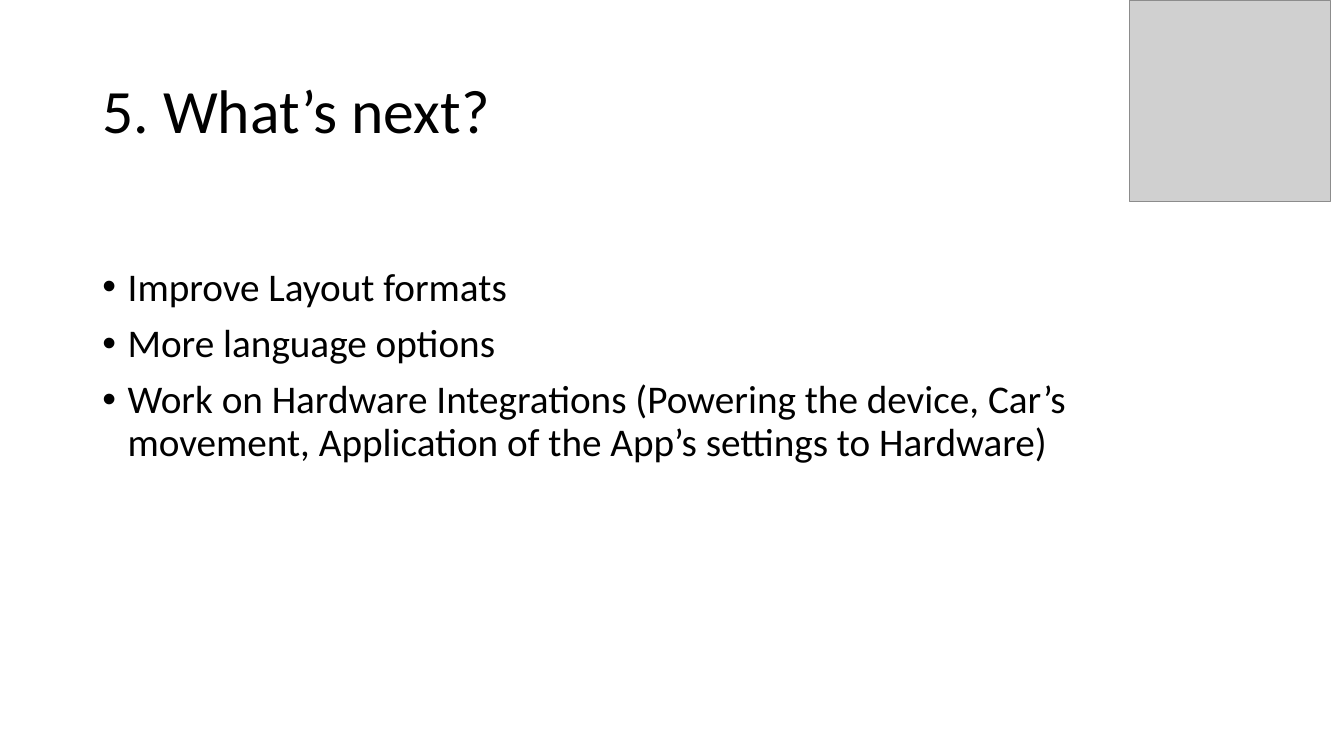
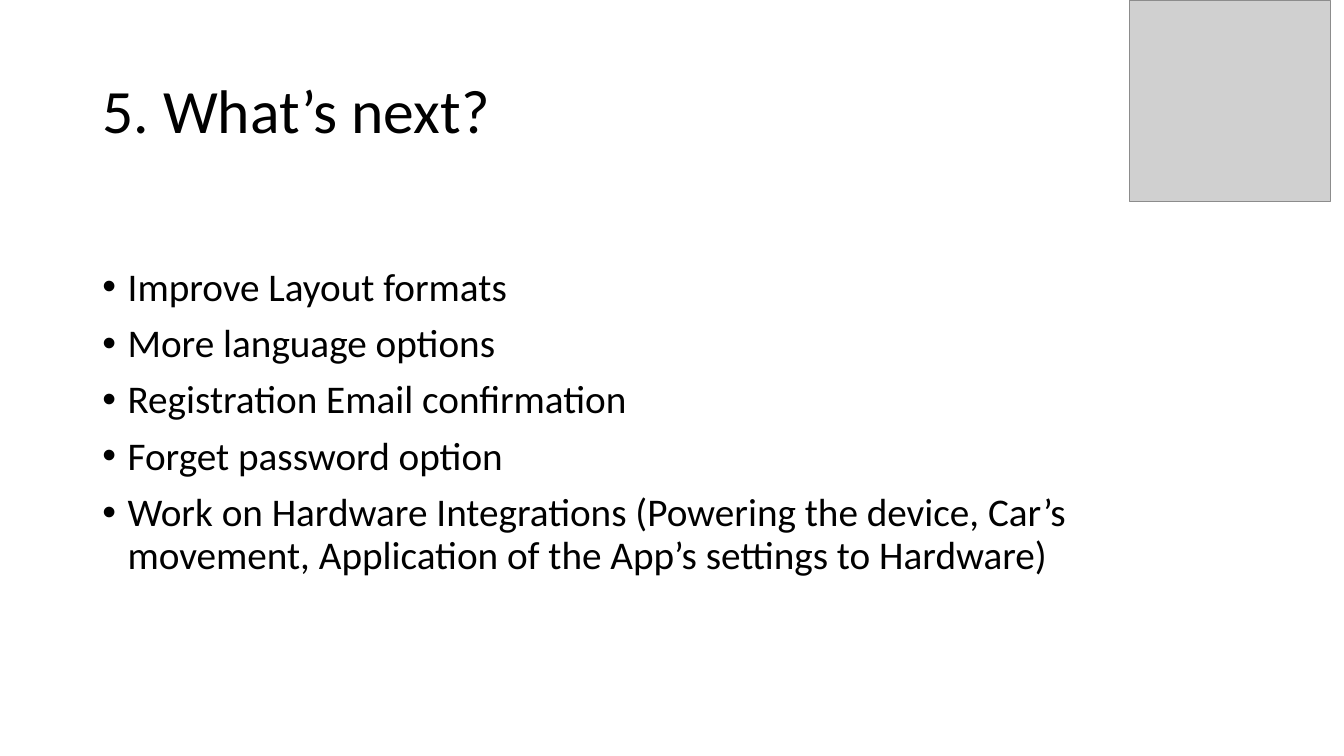
Before and after one commit to ngtrangminhduc/MiniExplorer, a slide deck: slide 8 of Documentation/Presentation_Final.pptx. Drawn at 1344x756 pixels with LibreOffice and Linux fonts; fonts in the diff are those of the drawing; grey boxes stand for pictures. Boxes give left, top, right and bottom in pixels: in the first picture for what was removed or moved away, otherwise in the second. Text is boxed around its words. In the diff, an @@ line names an element or a change of style, - is before the commit and + after.

```diff
--- a/Documentation/Presentation_Final.pptx
+++ b/Documentation/Presentation_Final.pptx
@@ text at bbox=[128, 385, 626, 477]: paragraphs added @@
+• Registration Email confirmation
+• Forget password option
```
